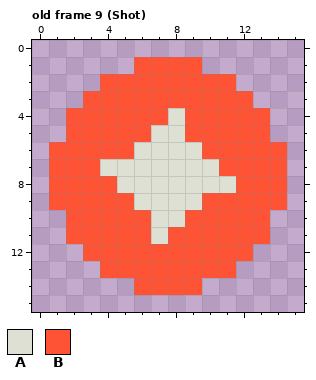
Edited in one commit: pixel-art file (Assets/Sprites/Game_Sprites.aseprite). This is how it looked before the edit.
16x16 pixels, 16 frames. Shown: old frame 9 (Shot). The commit also changed other frames, which this record leaves out.
Palette (. is transparent): A #dfe0d4  B #ff5335
Pixels before, old frame 9 (Shot), first column x 1:
 1 .....BBBB.....
 2 ...BBBBBBBB...
 3 ..BBBBBBBBBB..
 4 .BBBBBBABBBBB.
 5 .BBBBBAABBBBB.
 6 BBBBBAAAABBBBB
 7 BBBAAAAAAABBBB
 8 BBBBAAAAAAABBB
 9 BBBBBAAAABBBBB
10 .BBBBBAABBBBB.
11 .BBBBBABBBBBB.
12 ..BBBBBBBBBB..
13 ...BBBBBBBB...
14 .....BBBB.....
Now the later version:
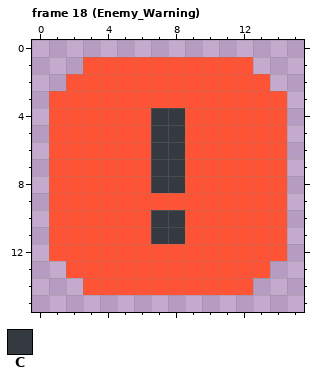
Colours new in this view: C #353940
A new or re-ordered frame is compared with the old frame closest to it.
Difference:
frames 16 -> 18
Frame 18 (Enemy_Warning) is new; against old frame 9 (Shot):
Colour B now appears in row 1 at x 3 to 5 and 10 to 12; in row 2 at x 2 to 3 and 12 to 13; in row 3 at x 1 to 2 and 13 to 14; in rows 4 to 5 at x 1 and 14; in rows 10 to 11 at x 1 and 14; in row 12 at x 1 to 2 and 13 to 14.
Colour B now appears in row 13 at x 2 to 3 and 12 to 13; in row 14 at x 3 to 5 and 10 to 12.
The author changed colour A to colour B in row 6 at x 6 and 9; in row 7 at x 4 to 6 and 9 to 10; in row 8 at x 5 to 6 and 9 to 11; in row 9 at x 6 to 9.
The author changed colour A to colour C in row 4 at x 8; in rows 5 to 8 at x 7 to 8; in row 10 at x 7 to 8; in row 11 at x 7.
The author changed colour B to colour C in row 4 at x 7; in row 11 at x 8.
Changed places in both pictures, as pixel boxes (x1, y1, x2, y2):
changed: (49, 57, 287, 295)
